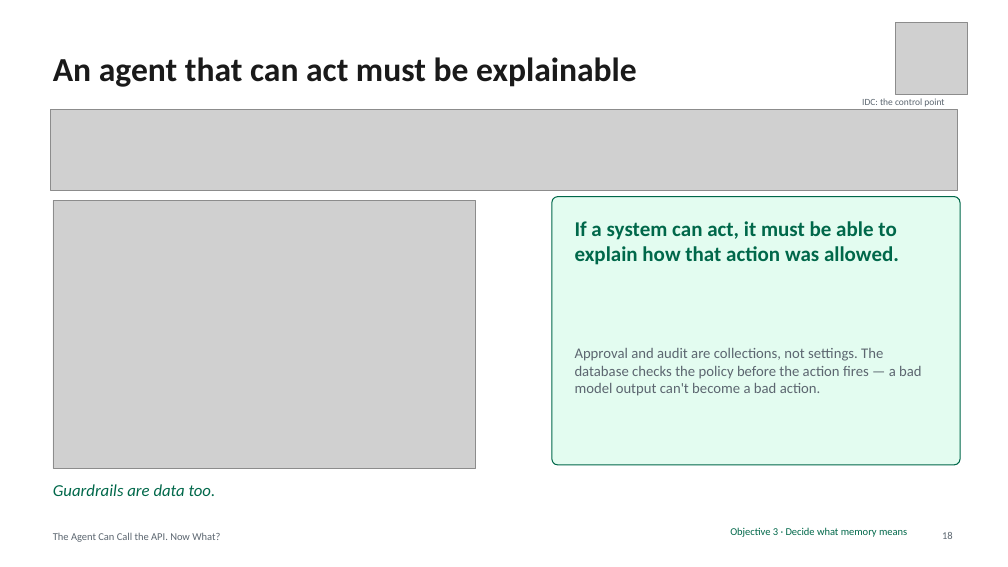
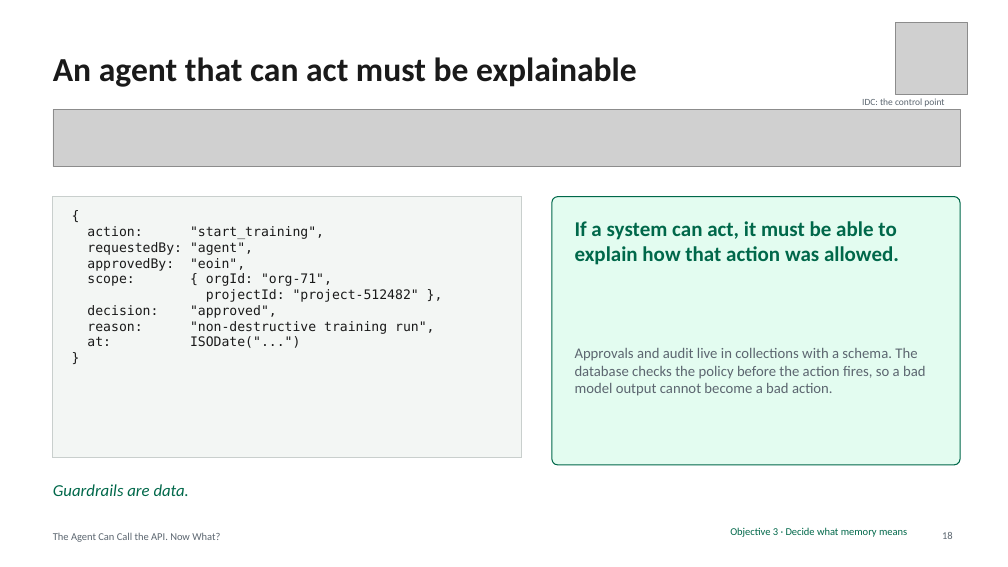
Before and after one commit to eoinjordan/what-should-a-local-agent-remember, a slide deck: slide 18 of slides/what-should-a-local-agent-remember.pptx. Drawn at 1008x567 pixels with LibreOffice and Linux fonts; fonts in the diff are those of the drawing; grey boxes stand for pictures. Boxes give left, top, right and bottom in pixels: in the first picture for what was removed or moved away, otherwise in the second. Text is boxed around its words. In the diff, an @@ line names an element or a change of style, - is before the commit and + after.

```diff
--- a/slides/what-should-a-local-agent-remember.pptx
+++ b/slides/what-should-a-local-agent-remember.pptx
@@ picture: place and size @@
-picture at box(51, 110, 958, 190)
+picture at box(53, 110, 960, 166)
@@ picture removed at box(53, 200, 476, 469) @@
@@ rectangle added at box(53, 197, 522, 457), fill #F3F6F4, outline #C9CFCD 1 pt @@
@@ text added at box(87, 226, 434, 348), 12.5 pt, text #1A1A1A @@
+{
+action: "start_training",
+requestedBy: "agent",
+approvedBy: "eoin",
+scope: { orgId: "org-71",
+projectId: "project-512482" },
+decision: "approved",
+reason: "non-destructive training run",
+at: ISODate("...")
+}
@@ text at box(575, 348, 926, 396): text changed @@
-Approval and audit are collections, not settings. The database checks the policy before the action fires — a bad model output can't become a bad action.
+Approvals and audit live in collections with a schema. The database checks the policy before the action fires, so a bad model output cannot become a bad action.
@@ text at box(53, 484, 189, 496): text changed @@
-Guardrails are data too.
+Guardrails are data.
```
Also in this commit, not shown: 26 other slides changed, 2 slides added, 1 slide removed, 36 other files.
